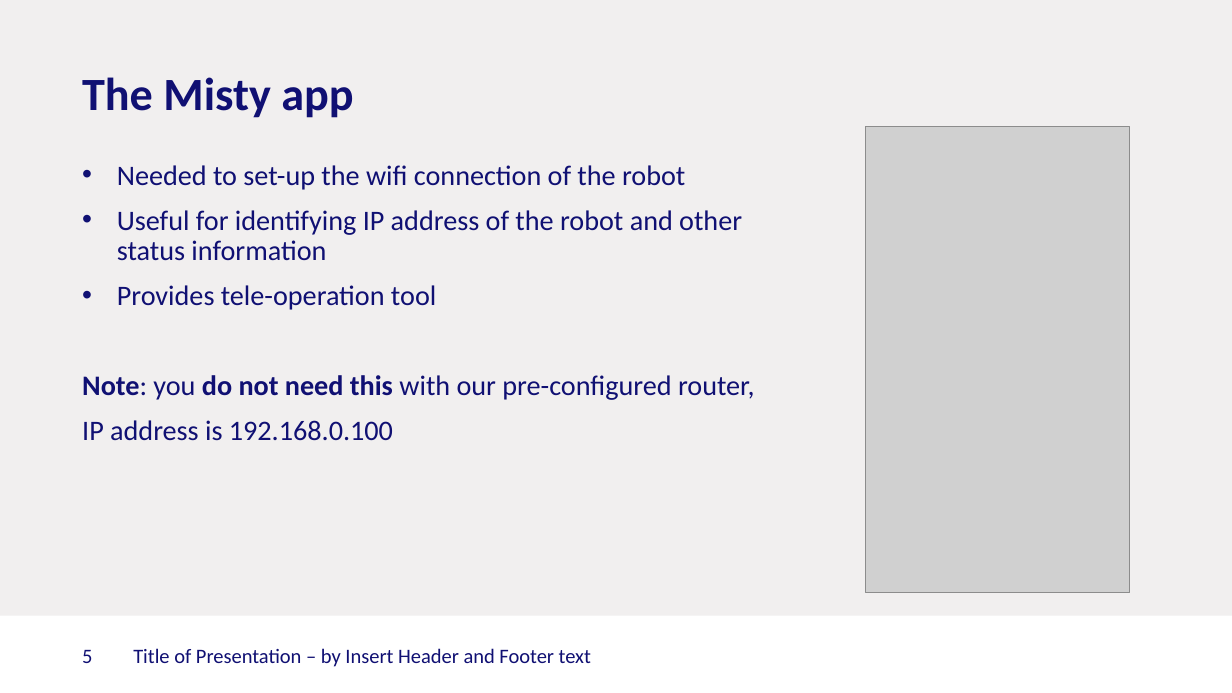
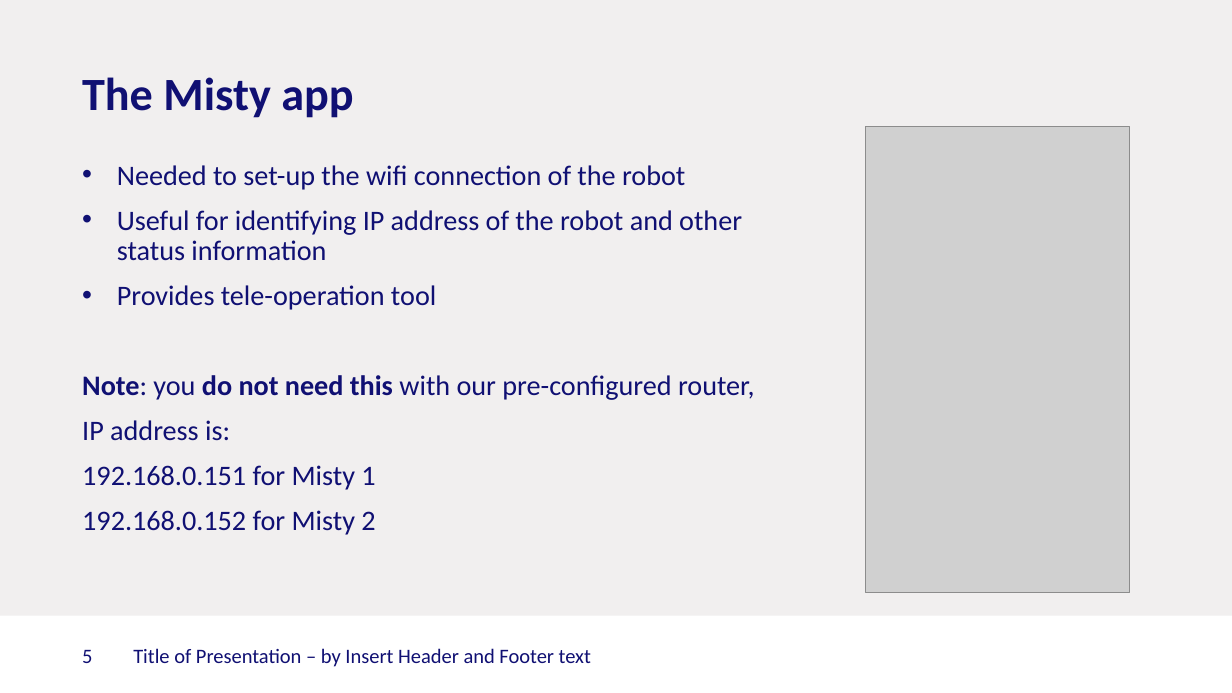
Before and after one commit to Rctue/nao-lib, a slide deck: slide 5 of Misty tutorial.pptx. Drawn at 1232x693 pixels with LibreOffice and Linux fonts; fonts in the diff are those of the drawing; grey boxes stand for pictures; background and template pictures are left out. Boxes give left, top, right and bottom in pixels: in the first picture for what was removed or moved away, otherwise in the second. Text is boxed around its words. In the diff, an @@ line names an element or a change of style, - is before the commit and + after.

```diff
--- a/Misty tutorial.pptx
+++ b/Misty tutorial.pptx
@@ text at box(82, 420, 375, 535): text changed @@
-IP address is 192.168.0.100
+IP address is:
+192.168.0.151 for Misty 1
+192.168.0.152 for Misty 2
```
Also in this commit, not shown: 2 other slides changed.
